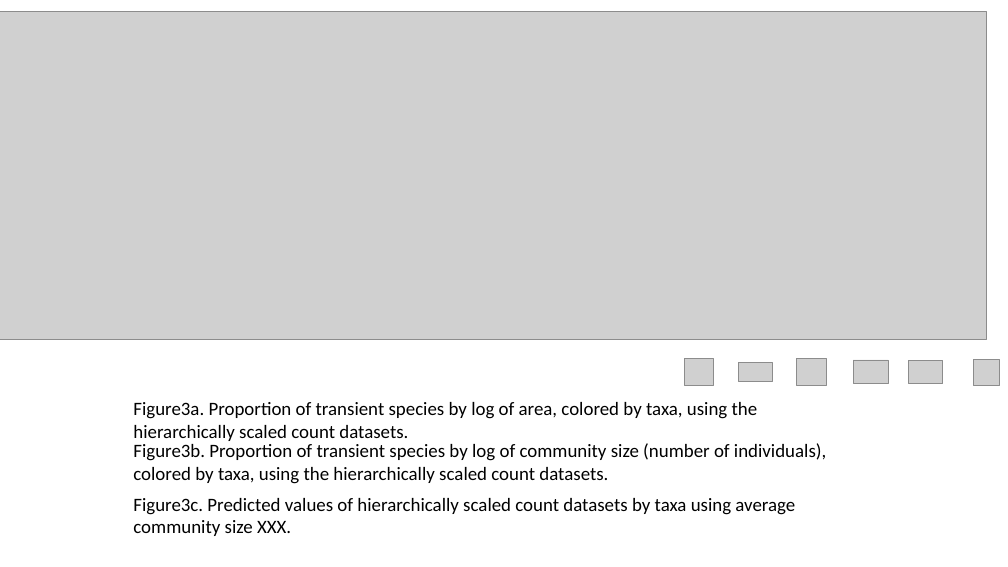
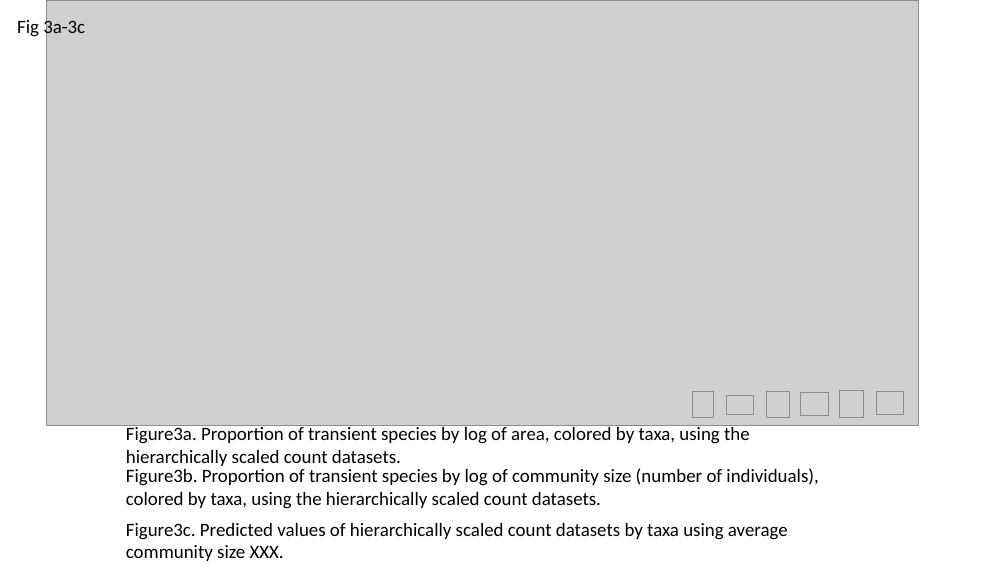
Before and after one commit to hurlbertlab/core-transient, a slide deck: slide 4 of output/plots/all_figs_with_legends.pptx. Drawn at 1008x567 pixels with LibreOffice and Linux fonts; fonts in the diff are those of the drawing; grey boxes stand for pictures. Boxes give left, top, right and bottom in pixels: in the first picture for what was removed or moved away, otherwise in the second. Text is boxed around its words. In the diff, an @@ line names an element or a change of style, - is before the commit and + after.

Commit message:
new round of figure edits complete

```diff
--- a/output/plots/all_figs_with_legends.pptx
+++ b/output/plots/all_figs_with_legends.pptx
@@ text added at box(17, 18, 85, 39), 18 pt, text #000000 @@
+Fig 3a-3c
@@ picture: place and size @@
-picture at box(0, 11, 986, 340)
+picture at box(46, 0, 919, 426)
@@ picture: place and size @@
-picture at box(973, 360, 1000, 386)
+picture at box(693, 392, 714, 417)
@@ picture: place and size @@
-picture at box(738, 362, 772, 382)
+picture at box(727, 395, 754, 414)
@@ picture: place and size @@
-picture at box(684, 358, 713, 386)
+picture at box(767, 391, 789, 417)
@@ picture: place and size @@
-picture at box(853, 360, 888, 383)
+picture at box(801, 392, 829, 416)
@@ picture: place and size @@
-picture at box(797, 358, 827, 386)
+picture at box(840, 391, 864, 417)
@@ picture: place and size @@
-picture at box(909, 360, 943, 383)
+picture at box(876, 391, 904, 414)
@@ 3 texts: place and size @@
-3 texts at box(133, 402, 826, 536)
+3 texts at box(126, 425, 818, 561)
```
Also in this commit, not shown: 2 other files.
